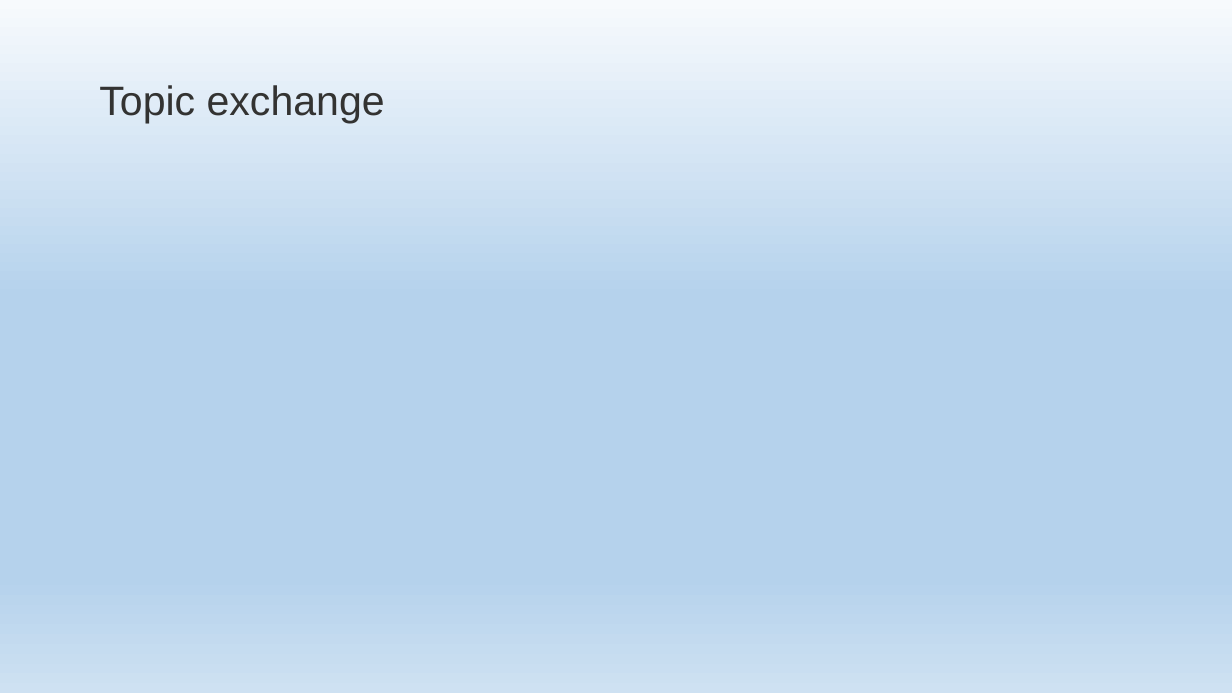
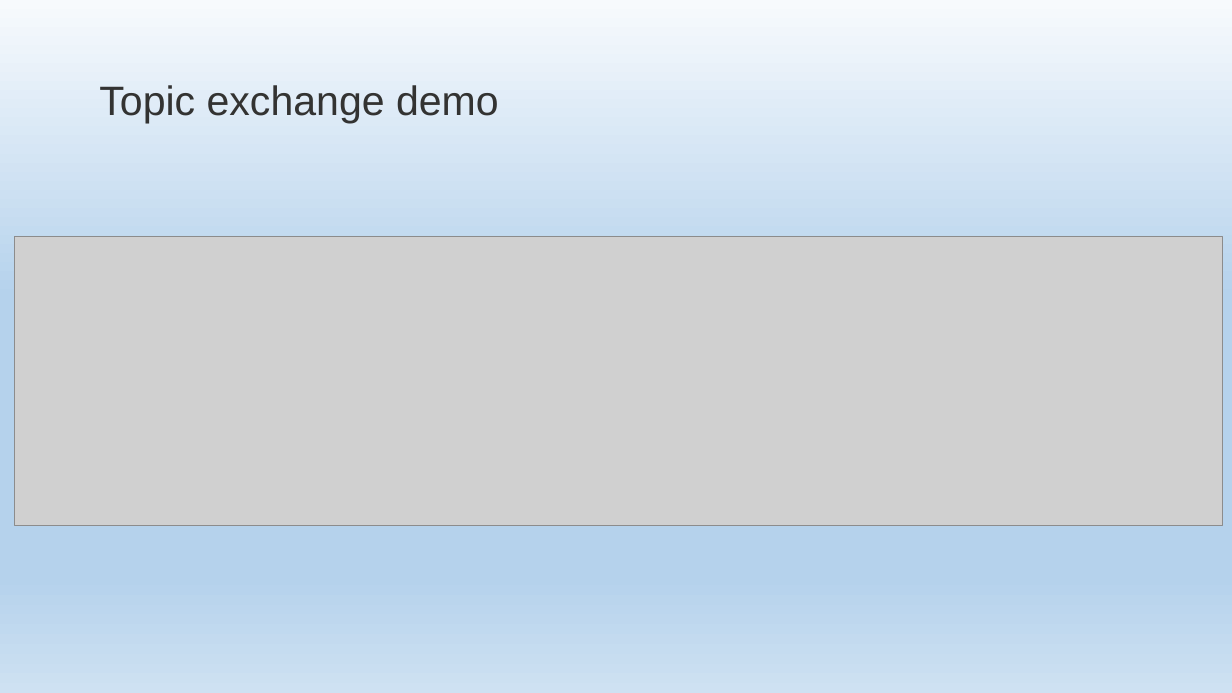
Before and after one commit to EPilyaev/RabbitMQNetCore, a slide deck: slide 56 of RabbitMQNetCore.pptm. Drawn at 1232x693 pixels with LibreOffice and Linux fonts; fonts in the diff are those of the drawing; grey boxes stand for pictures; background and template pictures are left out. Boxes give left, top, right and bottom in pixels: in the first picture for what was removed or moved away, otherwise in the second. Text is boxed around its words. In the diff, an @@ line names an element or a change of style, - is before the commit and + after.

Commit message:
Add topic exchange demo

```diff
--- a/RabbitMQNetCore.pptm
+++ b/RabbitMQNetCore.pptm
@@ title at (99,85,499,123): text changed @@
-Topic exchange
+Topic exchange demo
@@ picture added at (15,236,1223,525) @@
```
Also in this commit, not shown: 2 slides added.
